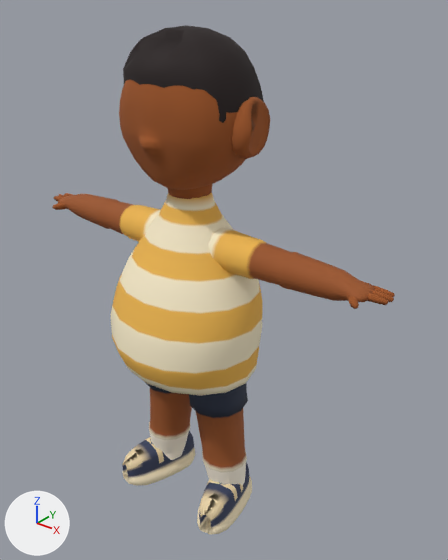
The glTF model public/v2/models/kid_big_lou.glb as it was, and as the next commit left it.
Before and after are seen from a 50 mm camera at (3.0, -3.34, 4.29) aimed at (0.19, 0.18, 2.11). Lighting does not change. The marker at lower left points along +X, +Y and +Z. The older version comes first. Objects named as collision shapes, trigger or cutter boxes, shadow casters or lower levels of detail are left out. Vertices at exactly the same position are counted once.

The older version as bpy lines, for what is in view:
```python
me_kid_big_lou_lod0_mesh = bpy.data.meshes.new('kid_big_lou_LOD0_Mesh')
me_kid_big_lou_lod0_mesh.from_pydata(...)  # 3437 vertices, 6538 faces; spans x -1.67..1.67, y -0.66..0.59, z 0.01..4.01
# faces by material slot: [2506, 3704, 280, 48]
me_kid_big_lou_lod0_mesh.materials.append(mat_m_body)
me_kid_big_lou_lod0_mesh.materials.append(mat_m_uniform)
me_kid_big_lou_lod0_mesh.materials.append(mat_m_hair)
me_kid_big_lou_lod0_mesh.materials.append(mat_m_accessory)
ob_kid_big_lou_lod0 = bpy.data.objects.new('kid_big_lou_LOD0', me_kid_big_lou_lod0_mesh)
ob_kid_big_lou_lod0.location = (0.0, 0.0, 0.0)
```
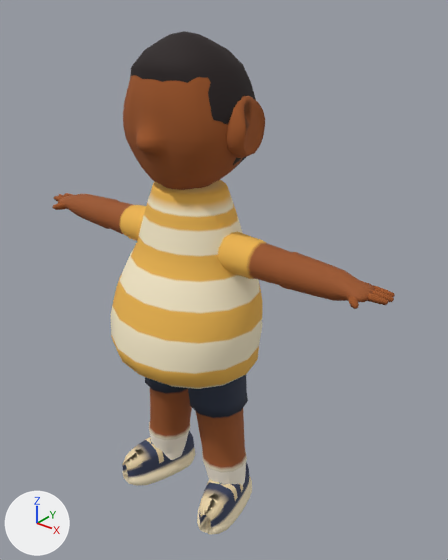
What changed in the scene script:
```text
Change me_kid_big_lou_lod0_mesh:
    used by ob_kid_big_lou_lod0; location = (0.0, 0.0, 0.0)
    remove me_kid_big_lou_lod0_mesh.from_pydata(...)  # 3437 vertices, 6538 faces; spans x -1.67..1.67, y -0.66..0.59, z 0.01..4.01
    add me_kid_big_lou_lod0_mesh.from_pydata(...)  # 3485 vertices, 6634 faces; spans x -1.67..1.67, y -0.67..0.51, z 0.01..3.97
    me_kid_big_lou_lod0_mesh part 1: the loose piece of 142 vertices spanning x -0.52..0.52, y -0.37..0.59, z 3.03..4.01 is rebuilt with 142 vertices and now spans x -0.51..0.51, y -0.36..0.51, z 3.03..3.97
    me_kid_big_lou_lod0_mesh part 2: 643 vertices moved from x -0.53..0.53, y -0.46..0.46, z 2.32..3.92 to x -0.51..0.51, y -0.48..0.46, z 2.32..3.92; 229 vertices removed from x -0.62..0.62, y -0.17..0.48, z 2.86..3.94; 261 vertices added at x -0.57..0.57, y -0.27..0.48, z 2.86..3.94
    me_kid_big_lou_lod0_mesh part 3: 45 vertices moved from x -0.62..0.62, y -0.6..0.42, z 1.42..1.51 to x -0.63..0.63, y -0.62..0.41, z 1.42..1.54; 20 vertices removed from x -0.6..0.6, y -0.56..0.46, z 1.42..1.65; 36 vertices added at x -0.55..0.55, y -0.52..0.45, z 1.42..1.65
    me_kid_big_lou_lod0_mesh part 4: 45 kept faces spanning x -0.63..0.63, y -0.62..0.29, z 1.49..1.54 get new vertex colours
```

Pixel boxes [x1, y1, x2, y2] of what changed, in the pictures (448 x 560 px; the box of a moved part takes in the faces that stretch with it):
'kid_big_lou_LOD0', reshaped
    before: [52, 25, 395, 534]
    after: [52, 31, 395, 534]
part 1 of me_kid_big_lou_lod0_mesh, rebuilt (11% narrower)
    before: [123, 25, 264, 160]
    after: [130, 31, 256, 169]
part 2 of me_kid_big_lou_lod0_mesh, moved or reshaped
    before: [119, 80, 270, 295]
    after: [123, 75, 265, 295]
part 3 of me_kid_big_lou_lod0_mesh, moved or reshaped
    before: [119, 349, 259, 396]
    after: [118, 349, 259, 389]
part 4 of me_kid_big_lou_lod0_mesh, recoloured
    before: [126, 364, 257, 393]
    after: [141, 373, 247, 388]
